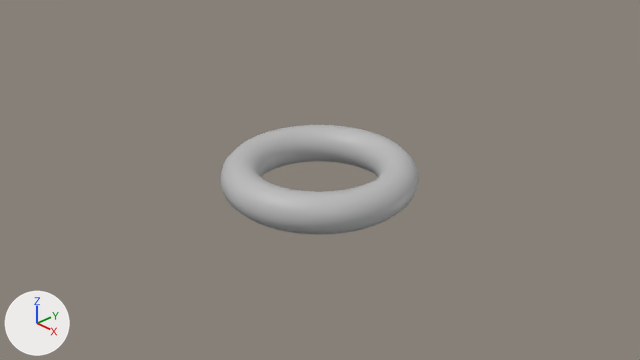
One commit to the Blender file models/torus/torus.blend: the scene before it, then after it.
One viewpoint serves both versions: the file's camera 'Camera'. Arrows for +X, +Y and +Z are at lower left; the lights stay in place.
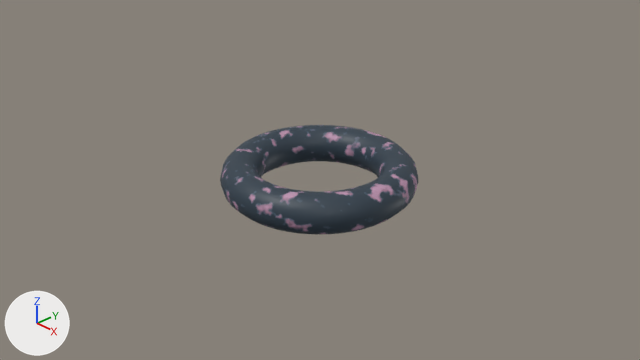
Diff of the bpy script that builds the scene:
```diff
--- a/models/torus/torus.blend.py
+++ b/models/torus/torus.blend.py
@@ img_diffuse_png @@
+img_diffuse_png = load_image('diffuse.png', 'diffuse.png', 1024, 1024, 'sRGB')
@@ img_normal_png @@
+img_normal_png = load_image('normal.png', 'normal.png', 1024, 1024, 'Non-Color')
@@ mat_material @@
 _N = mat_material.node_tree.nodes; _L = mat_material.node_tree.links
+n2 = _N.new('ShaderNodeTexImage'); n2.name = 'Image Texture'
+n2.image = img_diffuse_png
+n3 = _N.new('ShaderNodeTexCoord'); n3.name = 'Texture Coordinate.001'
+n4 = _N.new('ShaderNodeTexImage'); n4.name = 'Image Texture.003'
+n4.image = img_normal_png
 n0 = _N.new('ShaderNodeOutputMaterial'); n0.name = 'Material Output'
@@ mat_material @@
 n1 = _N.new('ShaderNodeBsdfPrincipled'); n1.name = 'Principled BSDF.001'
 n1.subsurface_method = 'BURLEY'
-n1.inputs[0].default_value = (0.5, 0.5, 0.5, 1.0)  # 'Base Color', grey #bcbcbc
+n5 = _N.new('ShaderNodeNormalMap'); n5.name = 'Normal Map'
 _L.new(n1.outputs[0], n0.inputs[0])  # 'BSDF' to 'Surface'
+_L.new(n2.outputs[0], n1.inputs[0])  # 'Color' to 'Base Color'
+_L.new(n3.outputs[2], n2.inputs[0])  # 'UV' to 'Vector'
+_L.new(n3.outputs[2], n4.inputs[0])  # 'UV' to 'Vector'
+_L.new(n4.outputs[0], n5.inputs[1])  # 'Color' to 'Color'
+_L.new(n5.outputs[0], n1.inputs[5])  # 'Normal' to 'Normal'
```

What differs and where, as boxes (x1, y1, x2, y2) in the pictures (640 x 360 px):
'Torus', surface changed (grey to blue): (220, 125, 418, 235) in both
